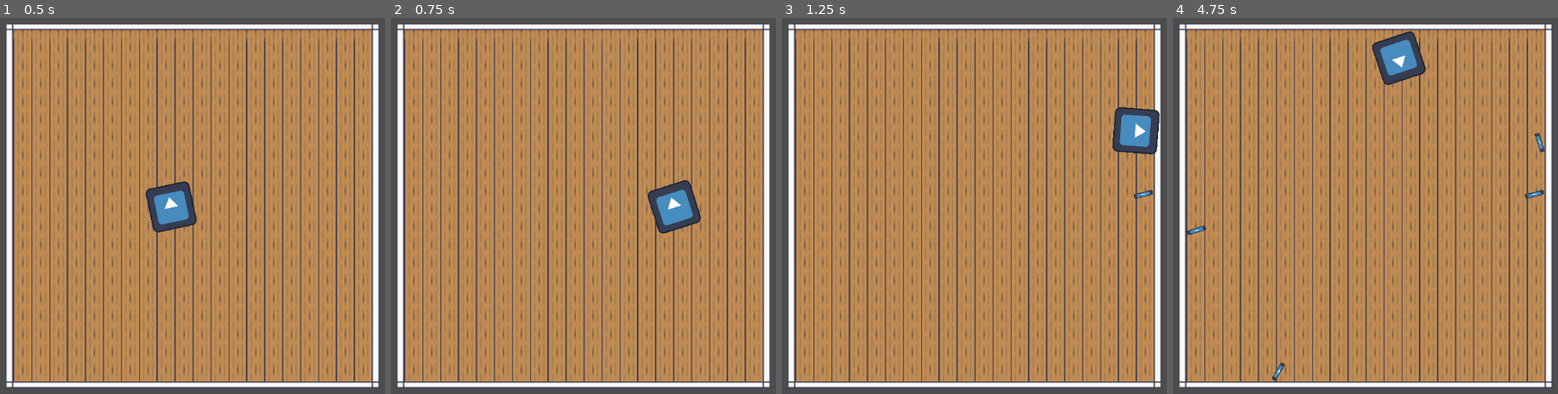
Above: before the commit, frames 1-4 (left to right).
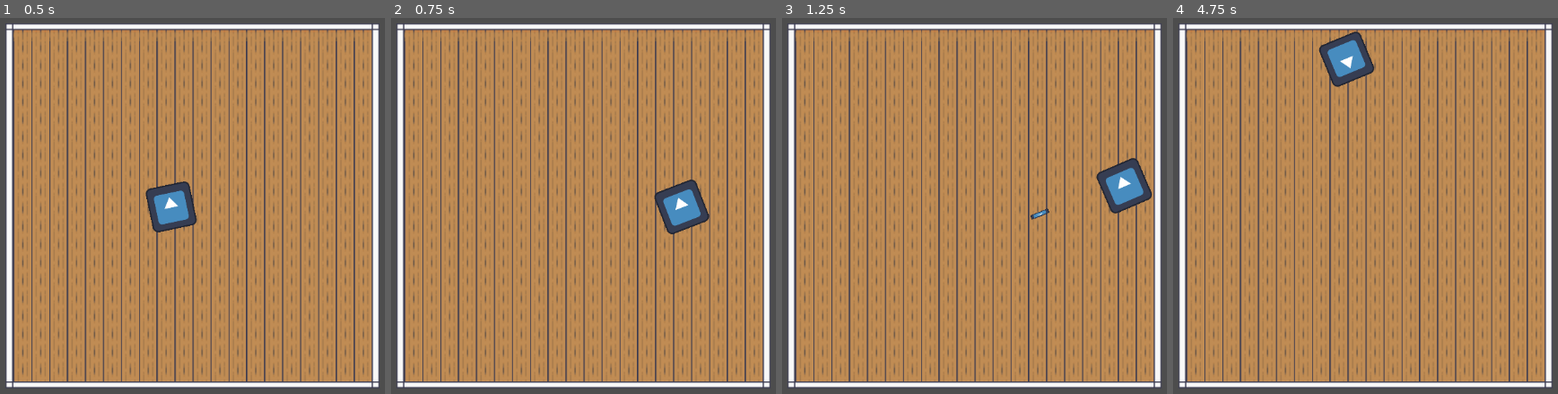
Above: after the commit, the same moments.

Repository: samuelpelegrino05-beep/2D-Game-Project
Game: Godot game, scene res://Level.tscn
The game is run twice, just before and just after one commit, with the same random seed, the same clock (stepped at 60 frames per second) and the same inputs. The engine's default icon, where the game draws it, is replaced by a stand-in: a white triangle on a blue panel in a dark square.
Inputs (mouse positions are in pixels of both pictures, inside the frame that each line leads up to):
- Up to frame 1 (0.5 s): no input
- Up to frame 2 (0.75 s): tap Enter at 0.5 s; move the mouse to (741, 183) at 0.52 s; hold Right (Right) from 0.53 s (still down); hold Shift (Dash) from 0.53 s (still down)
- Up to frame 3 (1.25 s): keep holding Right (Right); keep holding Shift (Dash); tap W (Up) at 0.77, 1.07 s; click (1132, 183) at 0.8 s
- Up to frame 4 (4.75 s): move the mouse to (1223, 221) at 1.27 s; release Shift (Dash) at 1.28 s; click (1223, 221) at 1.35 s; tap W (Up) at 1.52, 1.55, 1.82, 3.02, 3.32, 4.52 s; move the mouse to (1438, 112) at 2.02 s; release Right (Right) at 2.03 s; hold A (Left) 2.03-2.78 s; hold W (Up) 2.03-2.78 s; tap Shift (Dash) at 2.3, 2.85, 4.35 s; move the mouse to (1330, 281) at 2.77 s; hold Right (Right) 2.78-4.28 s; click (1330, 281) at 3.05 s; move the mouse to (outside the picture) at 3.52 s; hold W (Up) 3.53-4.28 s; click (outside the picture) at 3.6 s; tap Space at 4.25 s; move the mouse to (outside the picture) at 4.27 s; hold A (Left) from 4.28 s (still down)

Frame 1 is identical in both runs. In frame 2, 1.1% of the frame differs, in the area x 66-83%, y 42-58%; in frame 3, 2.8%; in frame 4, 3.0%, in the area x 3-97%, y 3-97%.

Commit message:
Finally finished creating the basic ricochet system
Took me a while through a bit of vibe coding, but the bullets demo is officially done (modifications will come later if we choose to implement them)

Diff:
--- a/2d-game-bullets-demo/Bullets.gd
+++ b/2d-game-bullets-demo/Bullets.gd
@@ -1,22 +1,30 @@
 extends CharacterBody2D
 
-var pos: Vector2
-var rota: float
-var dir: float
-var speed = 2000
+@export var speed = 2000
+@export var max_bounces = 6
+
+var bounce_count = 0
 
 func _ready():
-	pos = global_position
-	rota = global_rotation
+	velocity = Vector2.RIGHT.rotated(global_rotation) * speed
+	# assuming the player is the parent of the muzzle
+	add_collision_exception_with(get_parent())
 
 func _physics_process(delta):
-	velocity = Vector2(speed, 0).rotated(dir)
+
 	var collision = move_and_collide(velocity * delta)
+
 	if collision:
+
+		bounce_count += 1
+		if bounce_count >= max_bounces:
+			queue_free()
+			return
+
 		velocity = velocity.bounce(collision.get_normal())
-		if collision.get_collider().has_method("hit"):
-			collision.get_collider().hit()
+
+		# rotate bullet to new direction
+		rotation = velocity.angle()
 
 func _on_VisibilityNotifier2D_screen_exited():
-	# Deletes the bullet when it exits the screen.
 	queue_free()
--- a/2d-game-bullets-demo/Player.gd
+++ b/2d-game-bullets-demo/Player.gd
@@ -1,55 +1,81 @@
 extends CharacterBody2D
 
-@export var is_moving = true
-@export var in_cutscene = false
-@export var SPEED : float = 200.0
-@export var Bullet = preload("res://bullet.tscn")
+@export var SPEED: float = 200.0
+@export var DASH_SPEED: float = 400.0
+@export var DASH_TIME: float = 0.15
+@export var Bullet = preload("res://Bullet.tscn")
 
-# Called when the node enters the scene tree for the first time.
-func _ready() -> void:
-	pass # Replace with function body.
+var dash_velocity = Vector2.ZERO
+var dash_timer = 0.0
+var is_moving = true
 
-# Called every frame. 'delta' is the elapsed time since the previous frame.
-func _physics_process(delta: float) -> void:
+func _physics_process(delta):
 	look_at(get_global_mouse_position())
+
 	if Input.is_action_just_pressed("Fire"):
 		shoot()
 
-	# Move with collision
-	move()
+	if Input.is_action_just_pressed("Dash") and is_moving:
+		start_dash()
+
+	move_character(delta)
 	move_and_slide()
-	cutscene()
-	dash()
 
-func move():
-	# Get input direction and apply movement
-	var direction = Input.get_vector("Left", "Right", "Up", "Down")
-	if direction:
-		velocity.x = direction.x * SPEED
-		velocity.y = direction.y * SPEED
+func move_character(delta):
+	if not is_moving:
+		velocity = Vector2.ZERO
+		return
+
+	var direction = Vector2.ZERO
+	if Input.is_action_pressed("Left"):
+		direction.x -= 1
+	if Input.is_action_pressed("Right"):
+		direction.x += 1
+	if Input.is_action_pressed("Up"):
+		direction.y -= 1
+	if Input.is_action_pressed("Down"):
+		direction.y += 1
+
+	if direction != Vector2.ZERO:
+		direction = direction.normalized()
+
+	# Base movement
+	velocity = direction * SPEED
+
+	# Add dash if active
+	if dash_timer > 0:
+		velocity += dash_velocity
+		dash_timer -= delta
 	else:
-		velocity.x = move_toward(velocity.x, 0, SPEED)
-		velocity.y = move_toward(velocity.y, 0, SPEED)
+		dash_velocity = Vector2.ZERO
 
-#this stops the player from being able to move in certain scenarios where we went them not to be able to movee
-func cutscene():
-	if in_cutscene:
-		is_moving = false
+func start_dash():
+	var direction = Vector2.ZERO
+	if Input.is_action_pressed("Left"):
+		direction.x -= 1
+	if Input.is_action_pressed("Right"):
+		direction.x += 1
+	if Input.is_action_pressed("Up"):
+		direction.y -= 1
+	if Input.is_action_pressed("Down"):
+		direction.y += 1
 
-func dash():
-	if Input.is_action_pressed("Dash") and is_moving:
-		if Input.is_action_pressed("Up"):
-			position.y -= 5
-		if Input.is_action_pressed("Down"):
-			position.y += 5
-		if Input.is_action_pressed("Right"):
-			position.x += 5
-		if Input.is_action_pressed("Left"):
-			position.x -= 5
-		print(Input.is_action_just_pressed("Dash"))
+	if direction == Vector2.ZERO:
+		# dash forward if no input
+		direction = Vector2.RIGHT.rotated(rotation)
+
+	dash_velocity = direction.normalized() * DASH_SPEED
+	dash_timer = DASH_TIME
 
 func shoot():
 	var bullet = Bullet.instantiate()
-	bullet.dir = rotation
-	bullet.global_transform = $Muzzle.global_transform
-	get_parent().add_child(bullet)
+
+	var dir = Vector2.RIGHT.rotated($Muzzle.global_rotation)
+	# spawn bullet slightly in front of the muzzle
+	bullet.global_position = $Muzzle.global_position + dir * 12
+	bullet.global_rotation = $Muzzle.global_rotation
+
+	get_tree().current_scene.add_child(bullet)
+
+	# ignore collisions with the player
+	bullet.add_collision_exception_with(self)
--- a/2d-game-bullets-demo/Scene1.tscn
+++ b/2d-game-bullets-demo/Scene1.tscn
@@ -17,4 +17,4 @@
 texture = ExtResource("1_x3g6e")
 
 [node name="Muzzle" type="Marker2D" parent="." unique_id=1949317105]
-position = Vector2(20, 0)
+position = Vector2(21, 0)
--- a/2d-game-bullets-demo/scene_1.gd
+++ /dev/null
@@ -1,18 +0,0 @@
-extends CharacterBody2D
-
-const SPEED = 300.0
-
-func _physics_process(delta: float) -> void:
-	# Add the gravity.
-	if not is_on_floor():
-		velocity += get_gravity() * delta
-
-	# Get the input direction and handle the movement/deceleration.
-	# As good practice, you should replace UI actions with custom gameplay actions.
-	var direction := Input.get_axis("ui_left", "ui_right")
-	if direction:
-		velocity.x = direction * SPEED
-	else:
-		velocity.x = move_toward(velocity.x, 0, SPEED)
-
-	move_and_slide()
Not shown: 1 places in 2d-game-bullets-demo/Scene1.tscn that only renumber resources
Not shown: 1 places in 2d-game-bullets-demo/bullet.tscn that only renumber resources
Not shown, removed: 2d-game-bullets-demo/scene_1.gd.uid
